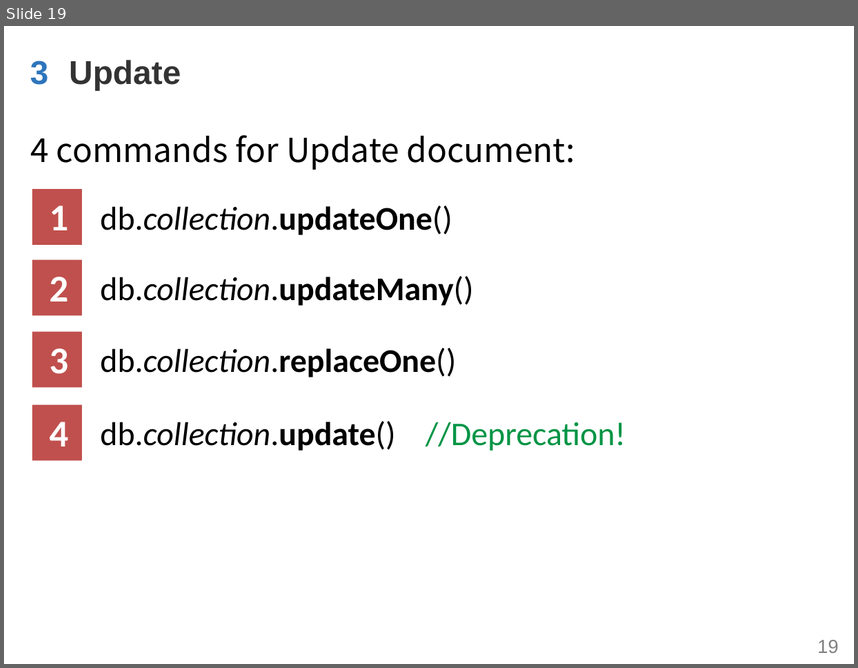
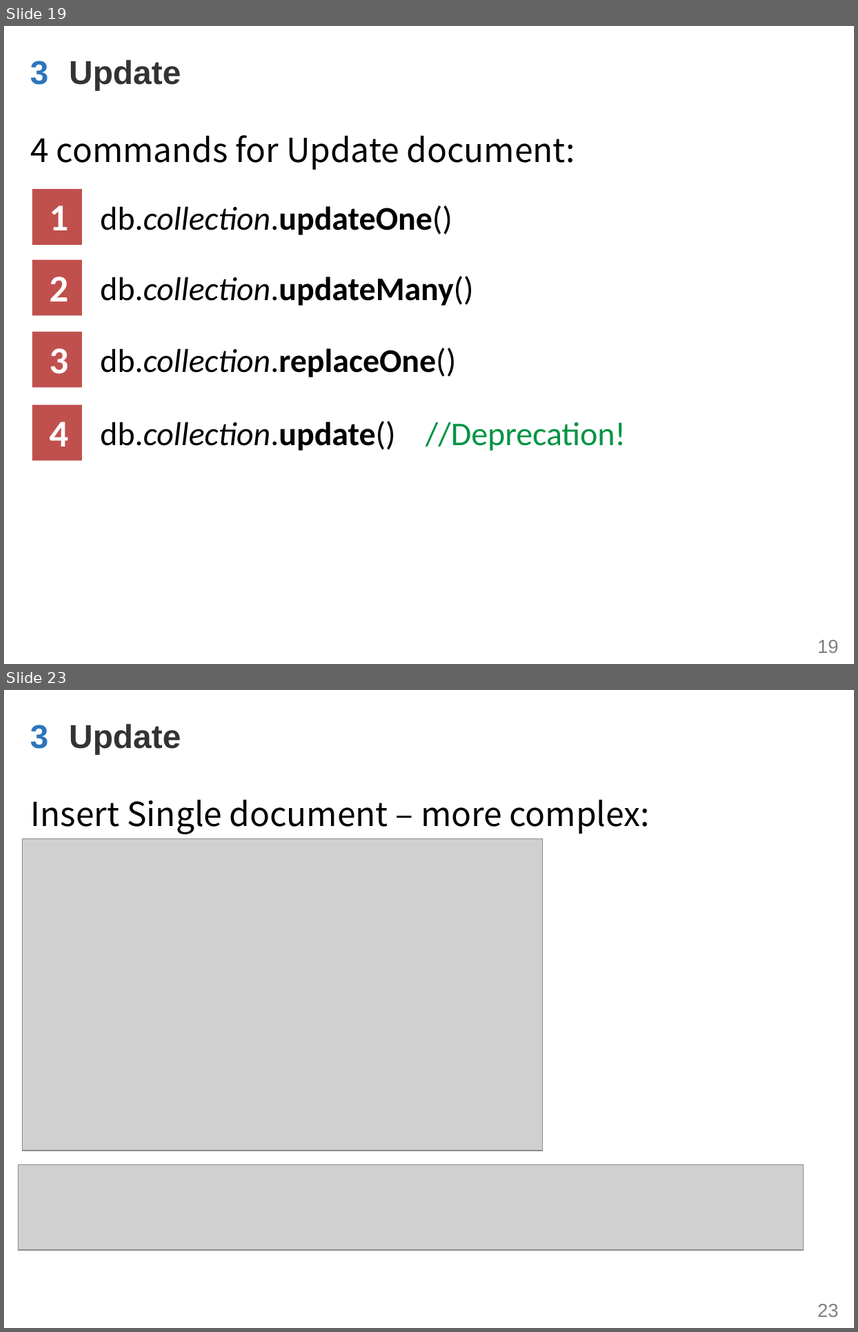
Before and after one commit to WenhaoXu/full-stack-web-course, a slide deck: db/mongodb/2017/materials/MongoDB_CH2_CRUD.pptx. Shown one above the other, each under a label of ours: slide 19 before the commit, slides 19 and 23 after it; the slides between them are not shown. The pictures are 858x668 and 858x1332 pixels, drawn with LibreOffice and Linux fonts; fonts in the diff are those of the drawing; grey boxes stand for pictures; background and template pictures are left out. Boxes give left, top, right and bottom in pixels: in the first picture for what was removed or moved away, otherwise in the second. Text is boxed around its words. In the diff, an @@ line names an element or a change of style, - is before the commit and + after.

```diff
--- a/db/mongodb/2017/materials/MongoDB_CH2_CRUD.pptx
+++ b/db/mongodb/2017/materials/MongoDB_CH2_CRUD.pptx
@@ slide 23 added at <box>4,690,854,1328</box>, background #FFFFFF; not listed: 1 template element that a slide beside it also shows @@
@@ text added at <box>30,724,49,749</box>, 28 pt, text #2D75BC, bold @@
+3
@@ text added at <box>69,724,181,754</box>, 28 pt, text #333333, bold @@
+Update
@@ text added at <box>31,800,650,834</box>, 28 pt, text #000000 @@
+Insert Single document – more complex:
@@ picture added at <box>23,839,543,1151</box> @@
@@ picture added at <box>18,1164,804,1250</box> @@
```
Also in this commit, not shown: 3 other slides added, 1 other file.
